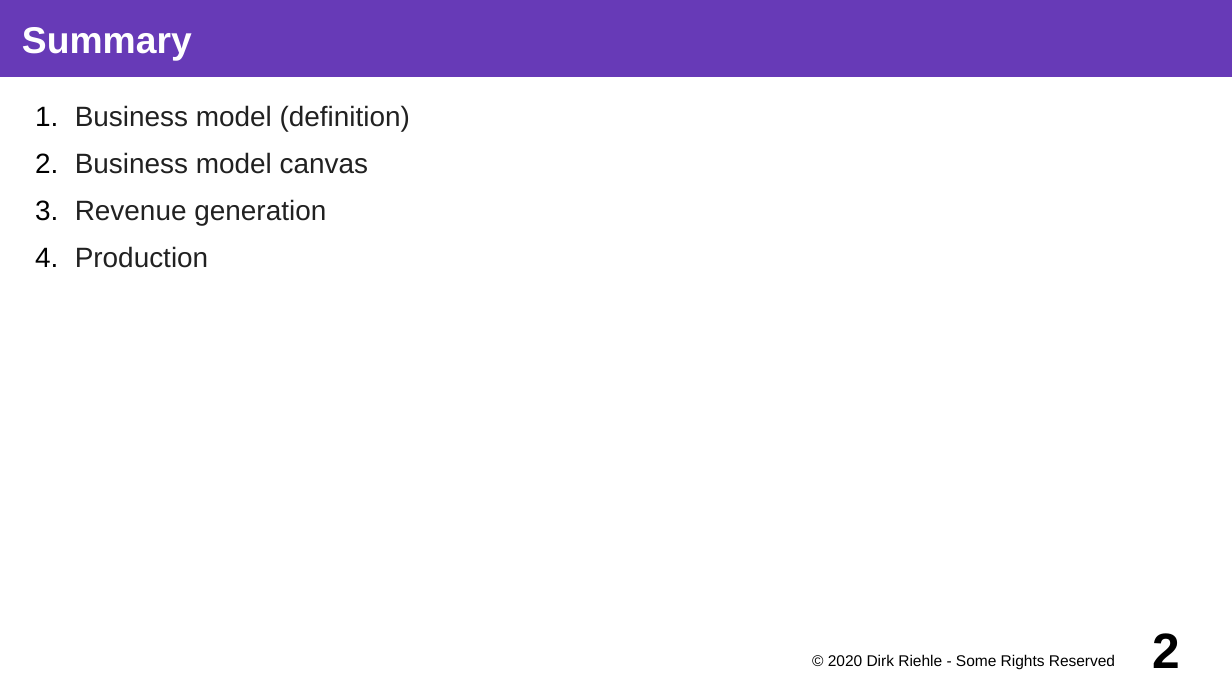
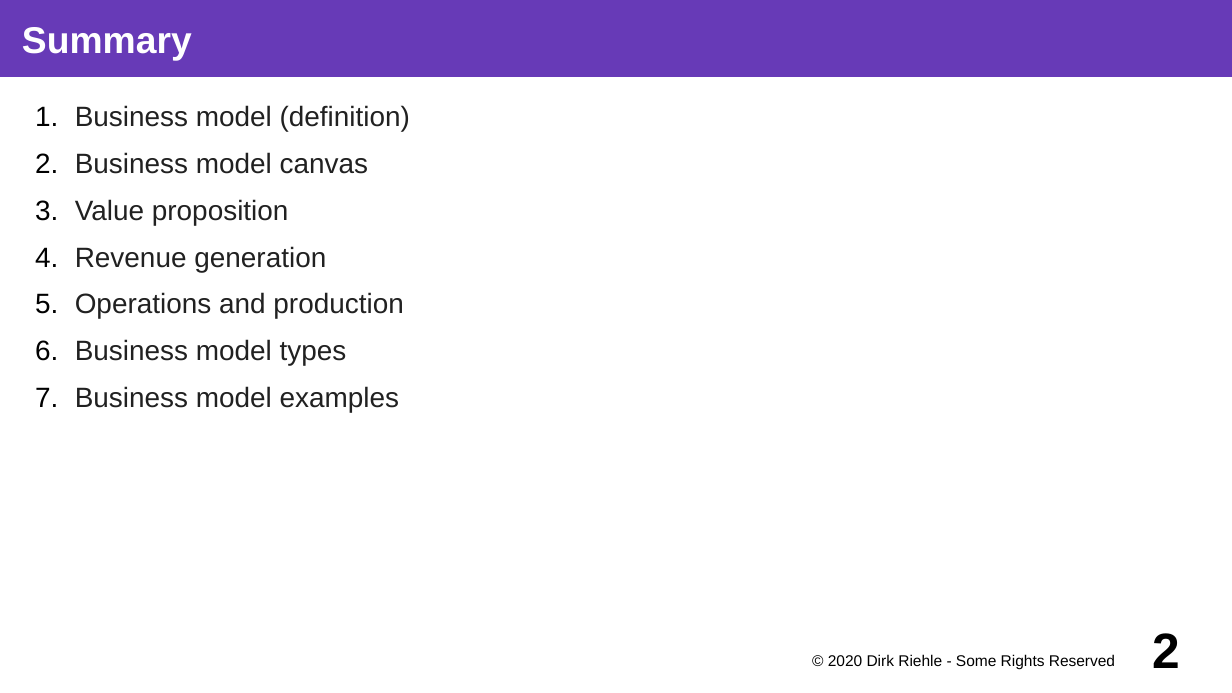
Before and after one commit to dirkriehle/coss-course, a slide deck: slide 2 of Lecture slides/COSS B04 - Business Models.odp. Drawn at 1232x693 pixels with LibreOffice and Linux fonts; fonts in the diff are those of the drawing. Boxes give left, top, right and bottom in pixels: in the first picture for what was removed or moved away, otherwise in the second. Text is boxed around its words. In the diff, an @@ line names an element or a change of style, - is before the commit and + after.

Commit message:
Added first version of business model slide deck

```diff
--- a/Lecture slides/COSS B04 - Business Models.odp
+++ b/Lecture slides/COSS B04 - Business Models.odp
@@ text at (75,199,289,225): paragraph added @@
+3. Value proposition
@@ text at (75,292,403,412): text changed @@
-4. Production
+5. Operations and production
+6. Business model types
+7. Business model examples
```
Also in this commit, not shown: 13 other slides changed, 22 slides added, 2 slides removed, 3 other files.
